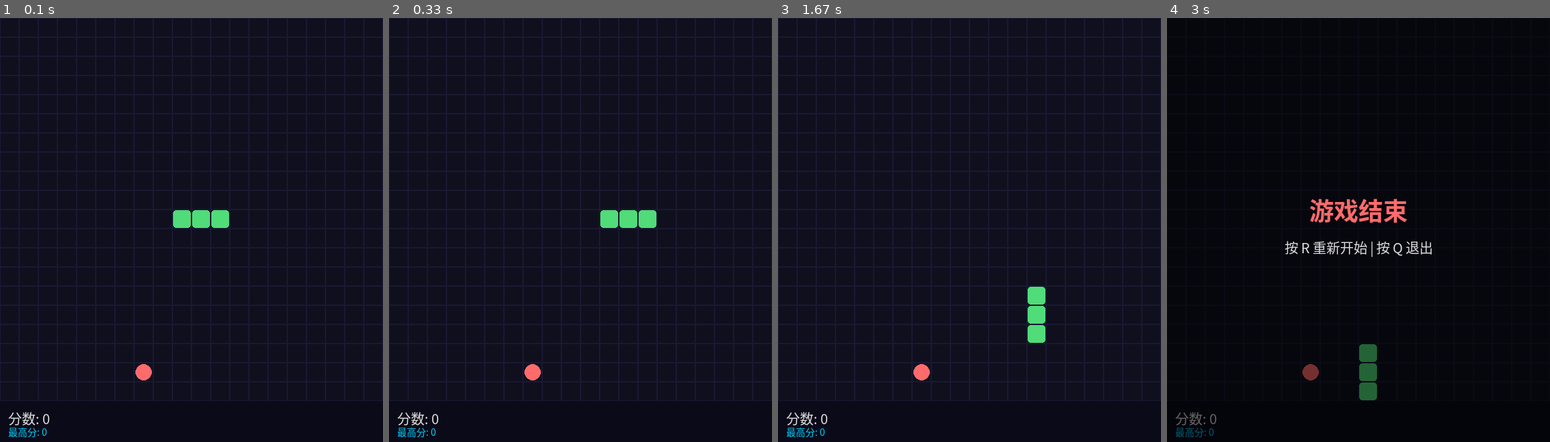
Above: before the commit, frames 1-4 (left to right).
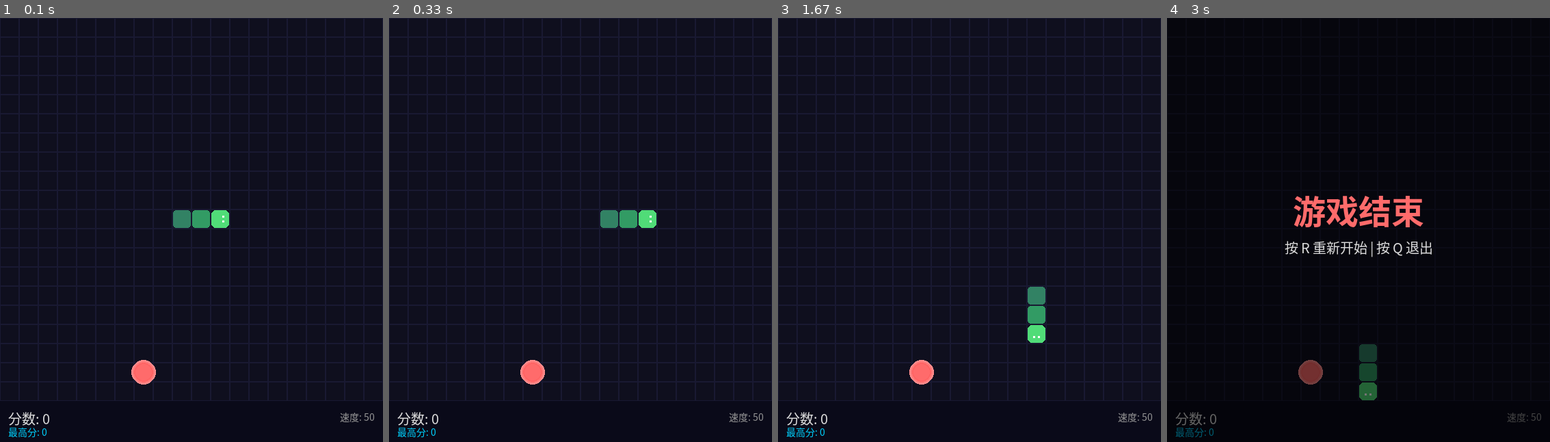
Above: after the commit, the same moments.

Repository: 1lya-bit/snake-pygame
Game: pygame game, started from main.py
Two runs of this game, one before a commit and one after it. Both use one fixed random seed, a clock stepped at 60 frames per second and the inputs below.
Inputs:
- Up to frame 1 (0.1 s): no input
- Up to frame 2 (0.33 s): no input
- Up to frame 3 (1.67 s): tap S at 0.33 s; tap Space at 0.7, 1.13 s; tap A at 1.63 s
- Up to frame 4 (3 s): tap S at 2.13 s

The runs differ from the first frame. In frame 1, 0.6% of the frame differs, in the area x 34-98%, y 45-96%; in frame 2, 0.6%; in frame 3, 0.6%; in frame 4, 2.1%, in the area x 33-98%, y 41-96%.

Commit message:
feat: 界面美化 - 蛇眼方向、渐变身体、食物光晕、速度显示

Diff:
--- a/game.py
+++ b/game.py
@@ -99,64 +99,106 @@
 
     def draw(self):
         self.screen.fill(BG_COLOR)
+
         for x in range(COLS):
             for y in range(ROWS):
                 rect = pygame.Rect(
                     x * CELL_SIZE, y * CELL_SIZE,
                     CELL_SIZE, CELL_SIZE
                 )
-                pygame.draw.rect(self.screen, GRID_COLOR, rect, 1)
+                pygame.draw.rect(self.screen, GRID_COLOR, rect, GRID_WIDTH)
 
         if self.food:
             fx, fy = self.food
             cx = fx * CELL_SIZE + CELL_SIZE // 2
             cy = fy * CELL_SIZE + CELL_SIZE // 2
             r = CELL_SIZE // 2 - 2
-            pygame.draw.circle(self.screen, (255, 107, 107), (cx, cy), r)
-
-        for sx, sy in self.snake:
+            for i in range(3, 0, -1):
+                alpha = 60 // i
+                color = (255, 80 + i * 20, 80 + i * 20)
+                pygame.draw.circle(self.screen, color, (cx, cy), r + i * 2)
+            pygame.draw.circle(self.screen, FOOD_COLOR, (cx, cy), r)
+
+        for i, (sx, sy) in enumerate(self.snake):
             x = sx * CELL_SIZE + 1
             y = sy * CELL_SIZE + 1
             w = CELL_SIZE - 2
-            pygame.draw.rect(self.screen, (80, 220, 120),
-                             (x, y, w, w), border_radius=4)
+
+            if i == 0:
+                color = SNAKE_HEAD_COLOR
+            else:
+                t = i / max(len(self.snake) - 1, 1)
+                r_val = int(SNAKE_BODY_START[0] + t * (SNAKE_BODY_END[0] - SNAKE_BODY_START[0]))
+                g_val = int(SNAKE_BODY_START[1] + t * (SNAKE_BODY_END[1] - SNAKE_BODY_START[1]))
+                b_val = int(SNAKE_BODY_START[2] + t * (SNAKE_BODY_END[2] - SNAKE_BODY_START[2]))
+                color = (r_val, g_val, b_val)
+
+            radius = 6 if i == 0 else 4
+            pygame.draw.rect(self.screen, color, (x, y, w, w), border_radius=radius)
+
+            if i == 0:
+                eye_size = 3
+                eye_color = (255, 255, 255)
+                mid_x, mid_y = x + w // 2, y + w // 2
+                dx, dy = self.direction
+                if dx == 1:
+                    pygame.draw.rect(self.screen, eye_color, (mid_x + 3, mid_y - 5, eye_size, eye_size))
+                    pygame.draw.rect(self.screen, eye_color, (mid_x + 3, mid_y + 2, eye_size, eye_size))
+                elif dx == -1:
+                    pygame.draw.rect(self.screen, eye_color, (mid_x - 6, mid_y - 5, eye_size, eye_size))
+                    pygame.draw.rect(self.screen, eye_color, (mid_x - 6, mid_y + 2, eye_size, eye_size))
+                elif dy == -1:
+                    pygame.draw.rect(self.screen, eye_color, (mid_x - 5, mid_y - 6, eye_size, eye_size))
+                    pygame.draw.rect(self.screen, eye_color, (mid_x + 2, mid_y - 6, eye_size, eye_size))
+                elif dy == 1:
+                    pygame.draw.rect(self.screen, eye_color, (mid_x - 5, mid_y + 3, eye_size, eye_size))
+                    pygame.draw.rect(self.screen, eye_color, (mid_x + 2, mid_y + 3, eye_size, eye_size))
 
         bar_y = ROWS * CELL_SIZE
         pygame.draw.rect(self.screen, (10, 10, 25),
                          (0, bar_y, WINDOW_W, WINDOW_H - bar_y))
-        score_text = self.font.render(f"分数: {self.score}", True, (220, 220, 220))
+        score_text = self.font.render(f"分数: {self.score}", True, TEXT_COLOR)
         self.screen.blit(score_text, (12, bar_y + 10))
-        high_text = self.font_small.render(f"最高分: {self.high_score}", True, (0, 210, 255))
+        high_text = self.font_small.render(f"最高分: {self.high_score}", True, ACCENT_COLOR)
         self.screen.blit(high_text, (12, bar_y + 34))
+        speed_text = self.font_small.render(f"速度: {BASE_SPEED - self.speed + MIN_SPEED}", True, (150, 150, 150))
+        speed_rect = speed_text.get_rect(right=WINDOW_W - 12, centery=bar_y + 22)
+        self.screen.blit(speed_text, speed_rect)
 
         if self.game_over_flag:
             overlay = pygame.Surface((WINDOW_W, WINDOW_H), pygame.SRCALPHA)
             overlay.fill((0, 0, 0, 140))
             self.screen.blit(overlay, (0, 0))
-            font_big = pygame.font.SysFont("microsoftyahei", 36, bold=True)
-            msg = "你赢了!" if self.food is None else "游戏结束"
-            go_text = font_big.render(msg, True, (255, 107, 107))
-            go_rect = go_text.get_rect(
-                center=(WINDOW_W // 2, WINDOW_H // 2 - 30))
+            go_font = pygame.font.SysFont("microsoftyahei", 48, bold=True)
+            if self.food is None and len(self.snake) == COLS * ROWS:
+                msg = "你赢了!"
+                msg_color = (0, 255, 100)
+            else:
+                msg = "游戏结束"
+                msg_color = (255, 107, 107)
+            go_text = go_font.render(msg, True, msg_color)
+            go_rect = go_text.get_rect(center=(WINDOW_W // 2, WINDOW_H // 2 - 30))
             self.screen.blit(go_text, go_rect)
-            restart_text = self.font.render("按 R 重新开始 | 按 Q 退出", True, (220, 220, 220))
-            restart_rect = restart_text.get_rect(
-                center=(WINDOW_W // 2, WINDOW_H // 2 + 25))
+            restart_text = self.font.render("按 R 重新开始 | 按 Q 退出", True, TEXT_COLOR)
+            restart_rect = restart_text.get_rect(center=(WINDOW_W // 2, WINDOW_H // 2 + 25))
             self.screen.blit(restart_text, restart_rect)
 
         elif self.paused:
             overlay = pygame.Surface((WINDOW_W, WINDOW_H), pygame.SRCALPHA)
             overlay.fill((0, 0, 0, 120))
             self.screen.blit(overlay, (0, 0))
-            font_big = pygame.font.SysFont("microsoftyahei", 36, bold=True)
-            pause_text = font_big.render("已暂停", True, (220, 220, 220))
-            pause_rect = pause_text.get_rect(
-                center=(WINDOW_W // 2, WINDOW_H // 2 - 20))
+            pause_font = pygame.font.SysFont("microsoftyahei", 36, bold=True)
+            pause_text = pause_font.render("已暂停", True, TEXT_COLOR)
+            pause_rect = pause_text.get_rect(center=(WINDOW_W // 2, WINDOW_H // 2 - 20))
             self.screen.blit(pause_text, pause_rect)
             tip_text = self.font_small.render("按 空格 继续", True, (180, 180, 180))
-            tip_rect = tip_text.get_rect(
-                center=(WINDOW_W // 2, WINDOW_H // 2 + 20))
+            tip_rect = tip_text.get_rect(center=(WINDOW_W // 2, WINDOW_H // 2 + 20))
             self.screen.blit(tip_text, tip_rect)
+
+        elif not self.game_over_flag and self.snake == [(COLS // 2, ROWS // 2), (COLS // 2 - 1, ROWS // 2), (COLS // 2 - 2, ROWS // 2)]:
+            tip = self.font_small.render("按 方向键/WASD 开始", True, (120, 120, 120))
+            tip_rect = tip.get_rect(center=(WINDOW_W // 2, WINDOW_H // 2 + 60))
+            self.screen.blit(tip, tip_rect)
 
         pygame.display.flip()
 
--- a/settings.py
+++ b/settings.py
@@ -1,12 +1,19 @@
 COLS = 20
 ROWS = 20
 CELL_SIZE = 28
+GRID_WIDTH = 1
 
 WINDOW_W = COLS * CELL_SIZE
 WINDOW_H = ROWS * CELL_SIZE + 60
 
 BG_COLOR = (15, 15, 30)
 GRID_COLOR = (25, 25, 50)
+FOOD_COLOR = (255, 107, 107)
+SNAKE_HEAD_COLOR = (80, 220, 120)
+SNAKE_BODY_START = (50, 180, 100)
+SNAKE_BODY_END = (50, 130, 100)
+TEXT_COLOR = (220, 220, 220)
+ACCENT_COLOR = (0, 210, 255)
 
 BASE_SPEED = 130
 SPEED_INCREMENT = 2
